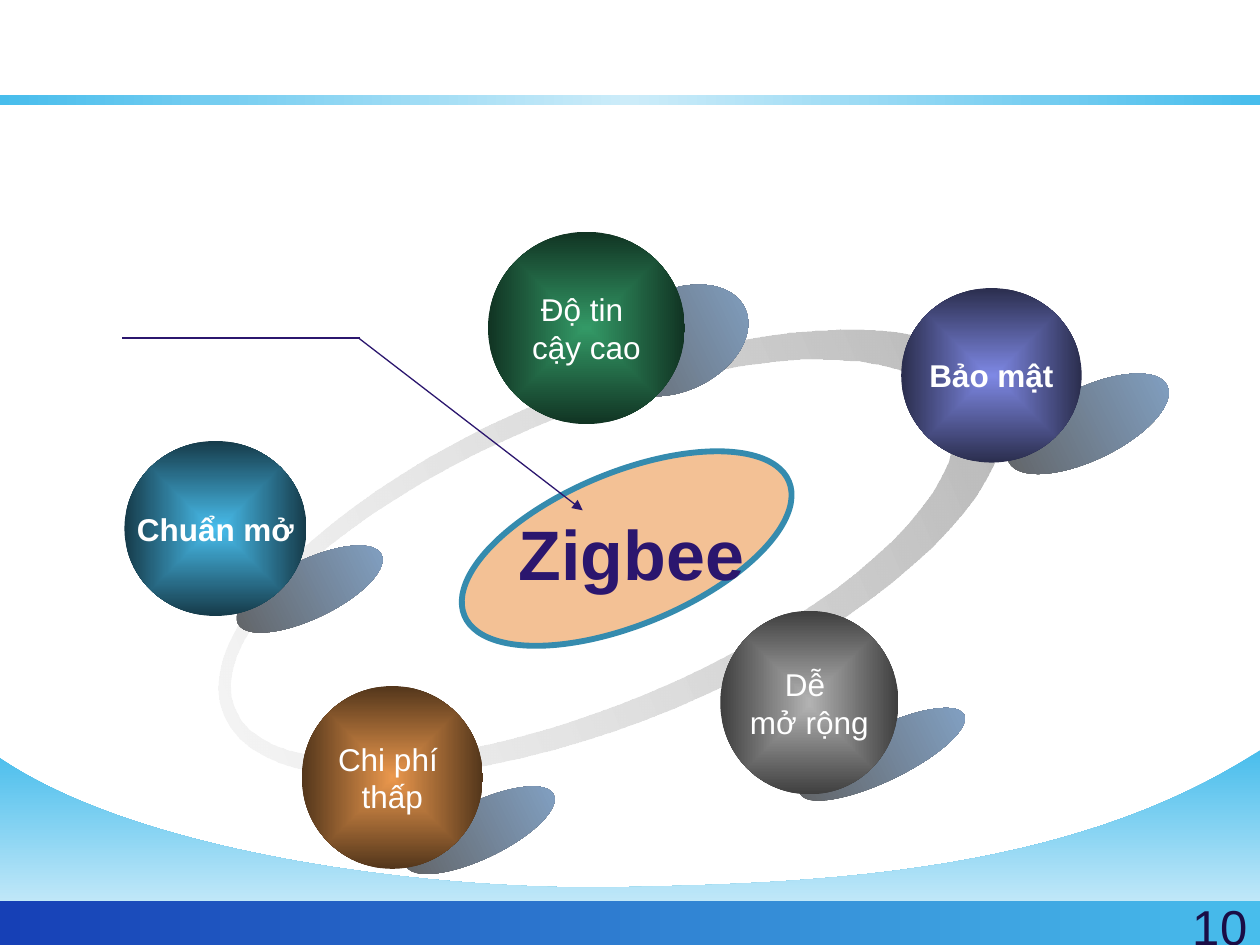
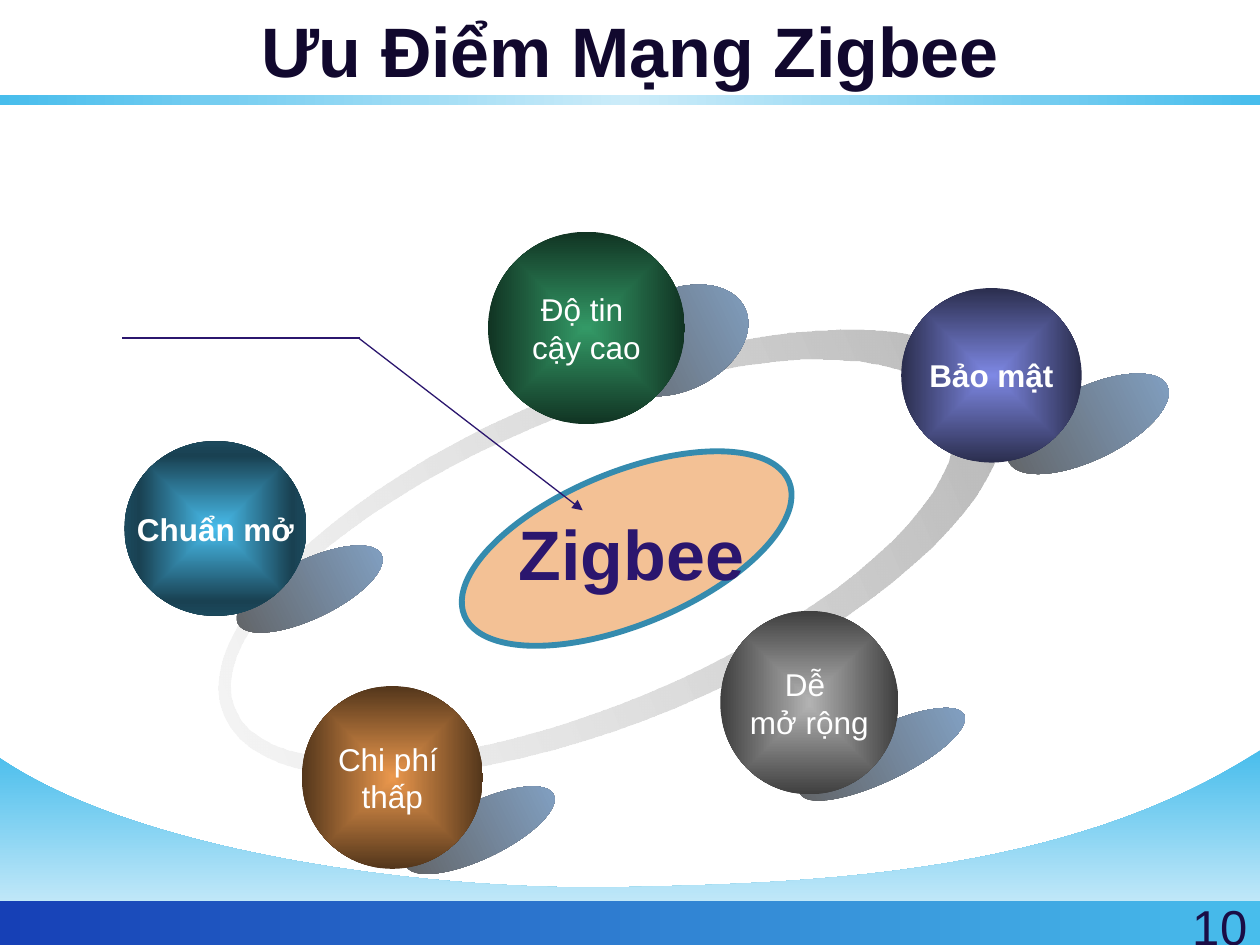
Before and after one commit to golf2109/zigbee-in-supermaket, a slide deck: slide 10 of docs/Report/Queue-Busting.pptx. Drawn at 1260x945 pixels with LibreOffice and Linux fonts; fonts in the diff are those of the drawing; background and template pictures are left out. Boxes give left, top, right and bottom in pixels: in the first picture for what was removed or moved away, otherwise in the second. Text is boxed around its words. In the diff, an @@ line names an element or a change of style, - is before the commit and + after.

Commit message:
Modified colors

```diff
--- a/docs/Report/Queue-Busting.pptx
+++ b/docs/Report/Queue-Busting.pptx
@@ title "Ưu Điểm Mạng Zigbee" at (261, 21, 998, 90): text colour #FFFFFF to #12082E @@
@@ ellipse "Chuẩn mở" at (125, 441, 307, 616): fill gradient #48BDEC to #2B728F to gradient #48BDEC to #194152 to #1C495C to #225970 to #2B728F @@
```
Also in this commit, not shown: 36 other slides changed, 2 slides removed.
